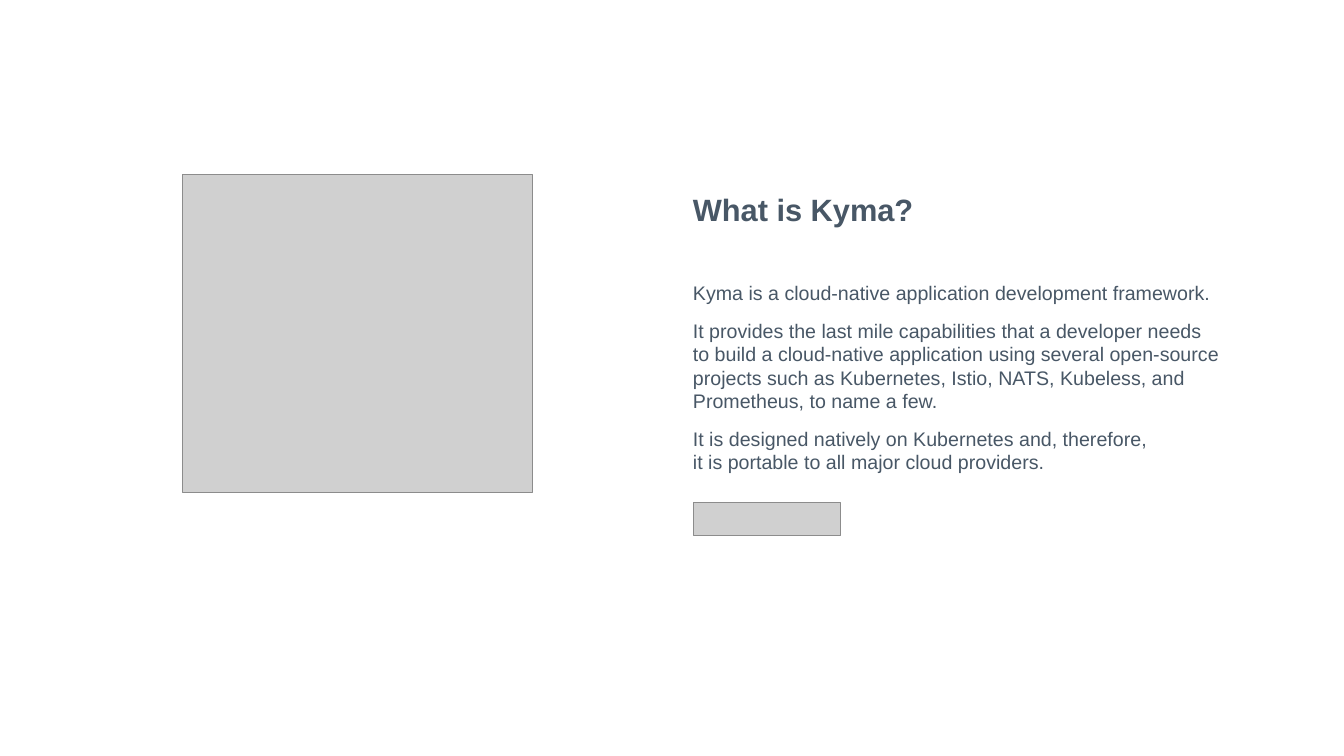
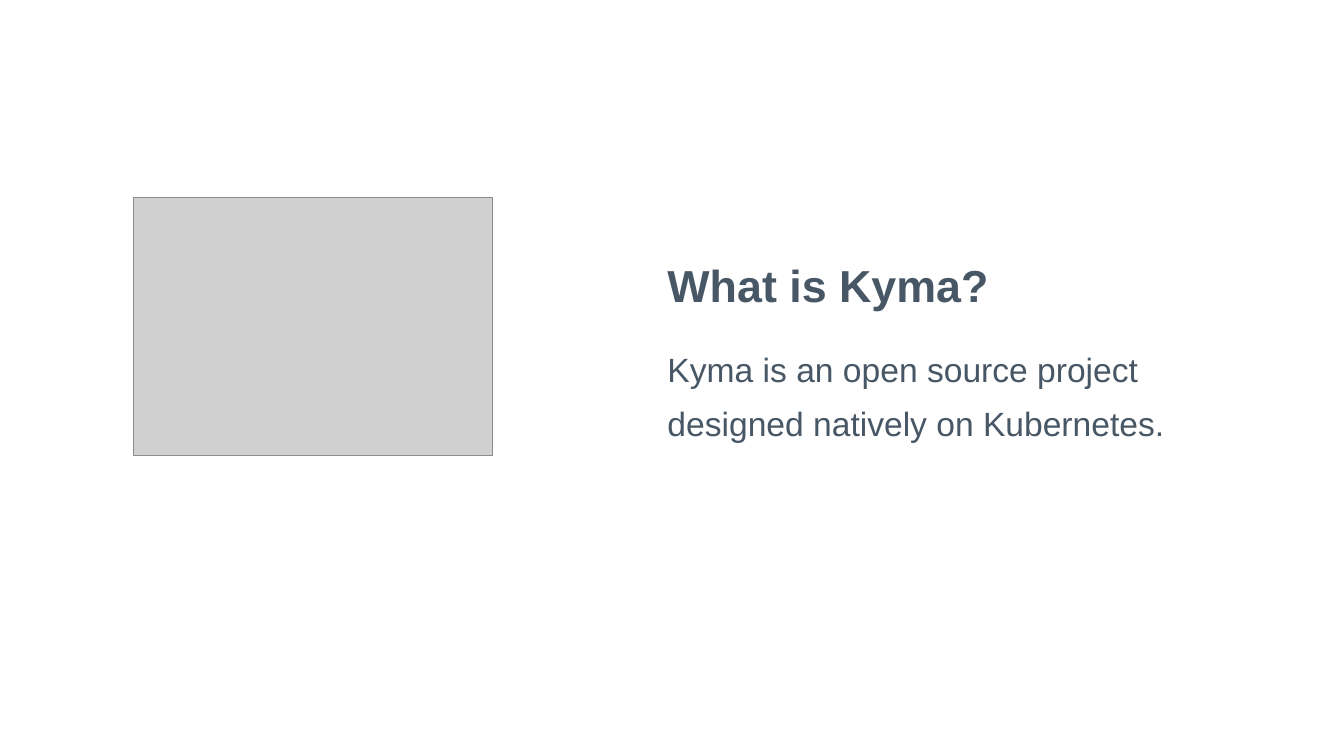
Before and after one commit to kyma-project/community, a slide deck: slide 4 of guidelines/templates/resources/Kyma_presentation_template.pptx (slide 5 before the commit). Drawn at 1344x756 pixels with LibreOffice and Linux fonts; fonts in the diff are those of the drawing; grey boxes stand for pictures; background and template pictures are left out. Boxes give left, top, right and bottom in pixels: in the first picture for what was removed or moved away, otherwise in the second. Text is boxed around its words. In the diff, an @@ line names an element or a change of style, - is before the commit and + after.

```diff
--- a/guidelines/templates/resources/Kyma_presentation_template.pptx
+++ b/guidelines/templates/resources/Kyma_presentation_template.pptx
@@ picture: place and size @@
-picture at (182, 174, 532, 492)
+picture at (134, 198, 493, 457)
@@ text "What is Kyma?": place and size @@
-text "What is Kyma?" at (693, 198, 913, 226)
+text "What is Kyma?" at (667, 269, 988, 311)
@@ text "What is Kyma?" at (667, 269, 988, 311): size 22 to 32 pt @@
@@ text removed at (693, 285, 1219, 473) @@
-Kyma is a cloud-native application development framework.
-It provides the last mile capabilities that a developer needs
-to build a cloud-native application using several open-source projects such as Kubernetes, Istio, NATS, Kubeless, and Prometheus, to name a few.
-It is designed natively on Kubernetes and, therefore,
-it is portable to all major cloud providers.
@@ text added at (667, 357, 1164, 443), 24 pt, text #485766 @@
+Kyma is an open source project
+designed natively on Kubernetes.
@@ picture removed at (694, 503, 841, 536) @@
```
Also in this commit, not shown: 4 other slides changed, 2 slides added, 2 slides removed.
